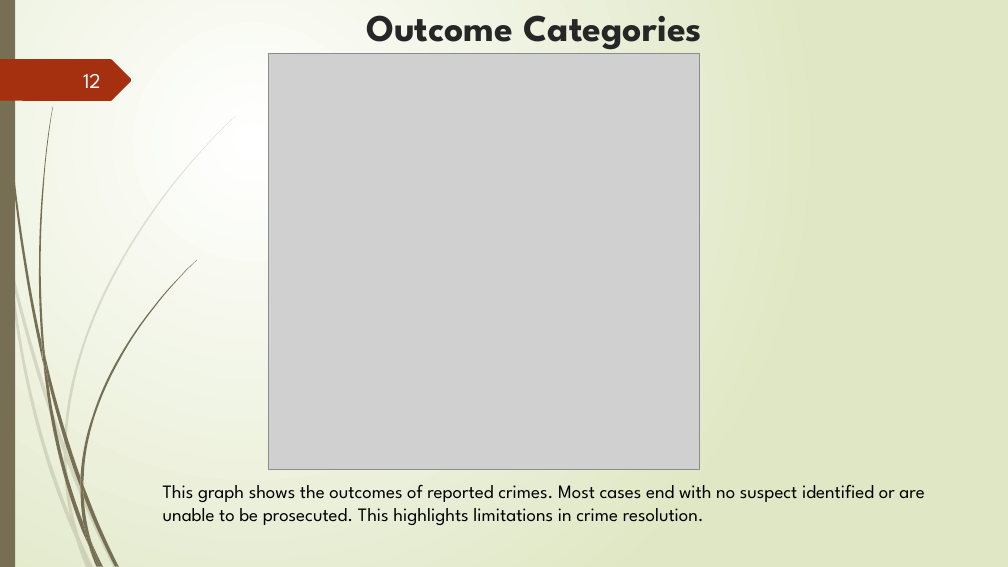
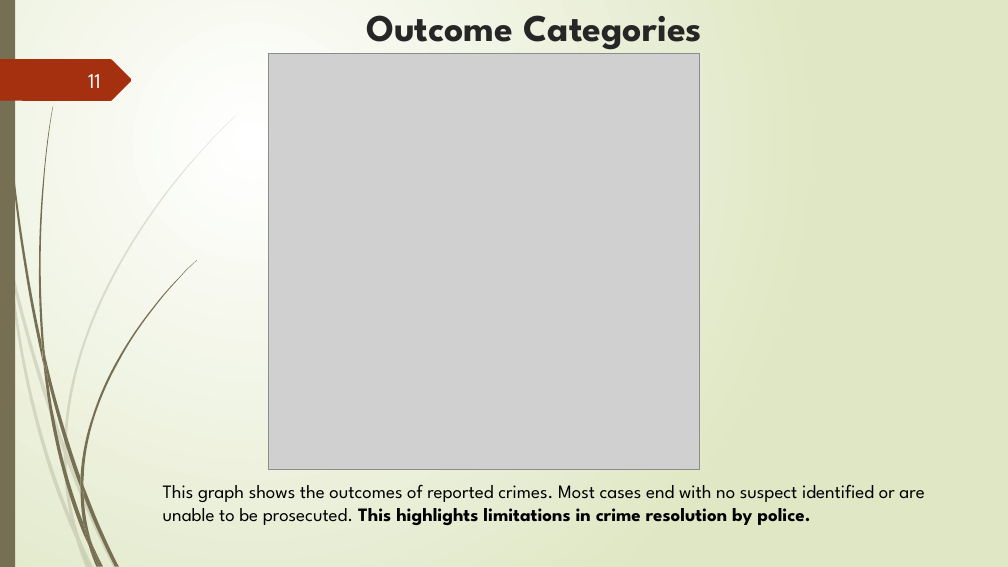
Before and after one commit to ruslan-durrani/herts-ds-project-24079307, a slide deck: slide 11 of Presentation Document ppt.pptx (slide 12 before the commit). Drawn at 1008x567 pixels with LibreOffice and Linux fonts; fonts in the diff are those of the drawing; grey boxes stand for pictures. Boxes give left, top, right and bottom in pixels: in the first picture for what was removed or moved away, otherwise in the second. Text is boxed around its words. In the diff, an @@ line names an element or a change of style, - is before the commit and + after.

```diff
--- a/Presentation Document ppt.pptx
+++ b/Presentation Document ppt.pptx
@@ page number at bbox=[88, 74, 101, 88]: text changed @@
-12
+11
@@ text at bbox=[163, 484, 924, 525]: text changed @@
-This graph shows the outcomes of reported crimes. Most cases end with no suspect identified or are unable to be prosecuted. This highlights limitations in crime resolution.
+This graph shows the outcomes of reported crimes. Most cases end with no suspect identified or are unable to be prosecuted. This highlights limitations in crime resolution by police.
```
Also in this commit, not shown: 12 other slides changed, 3 slides added, 4 slides removed, 1 other file.
